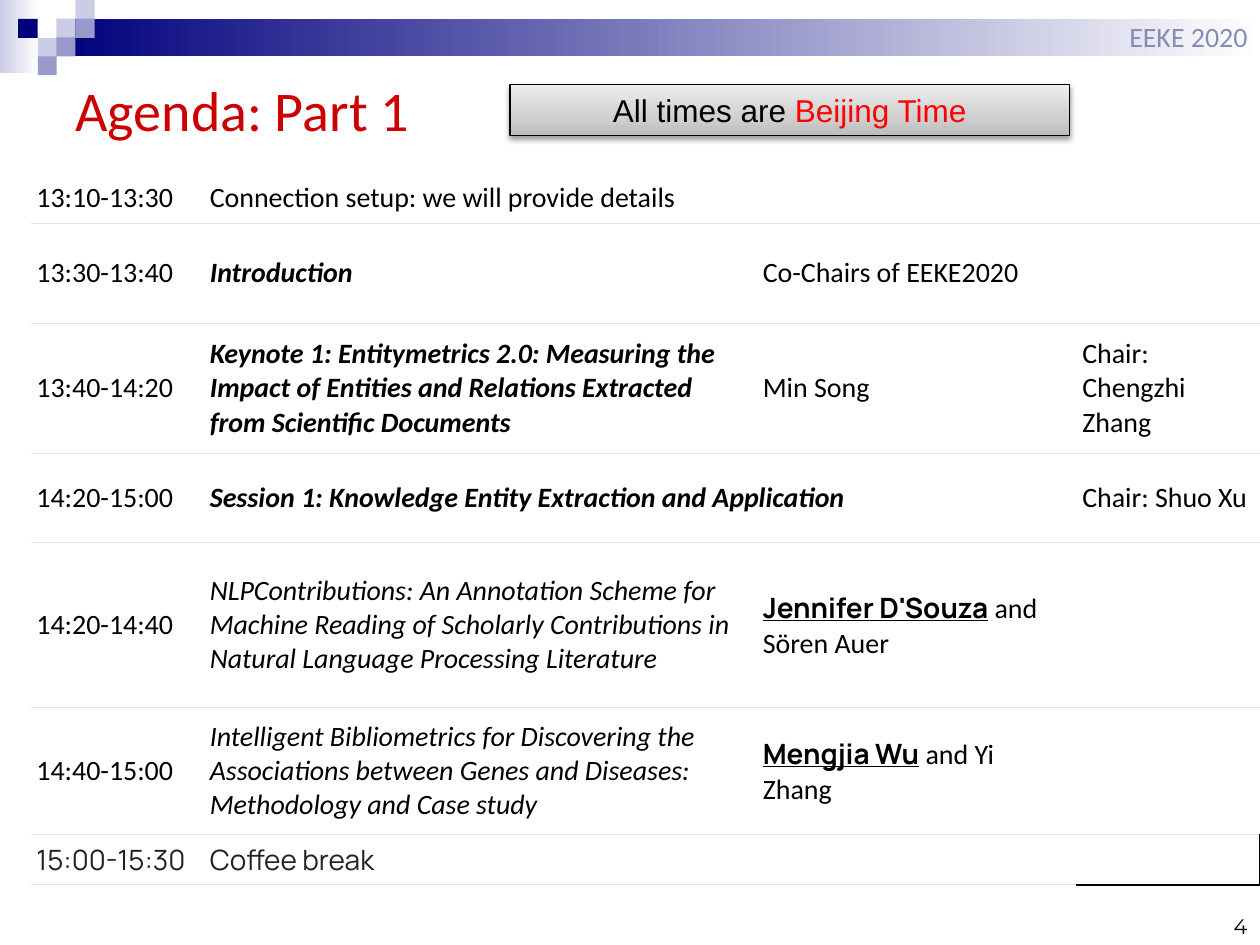
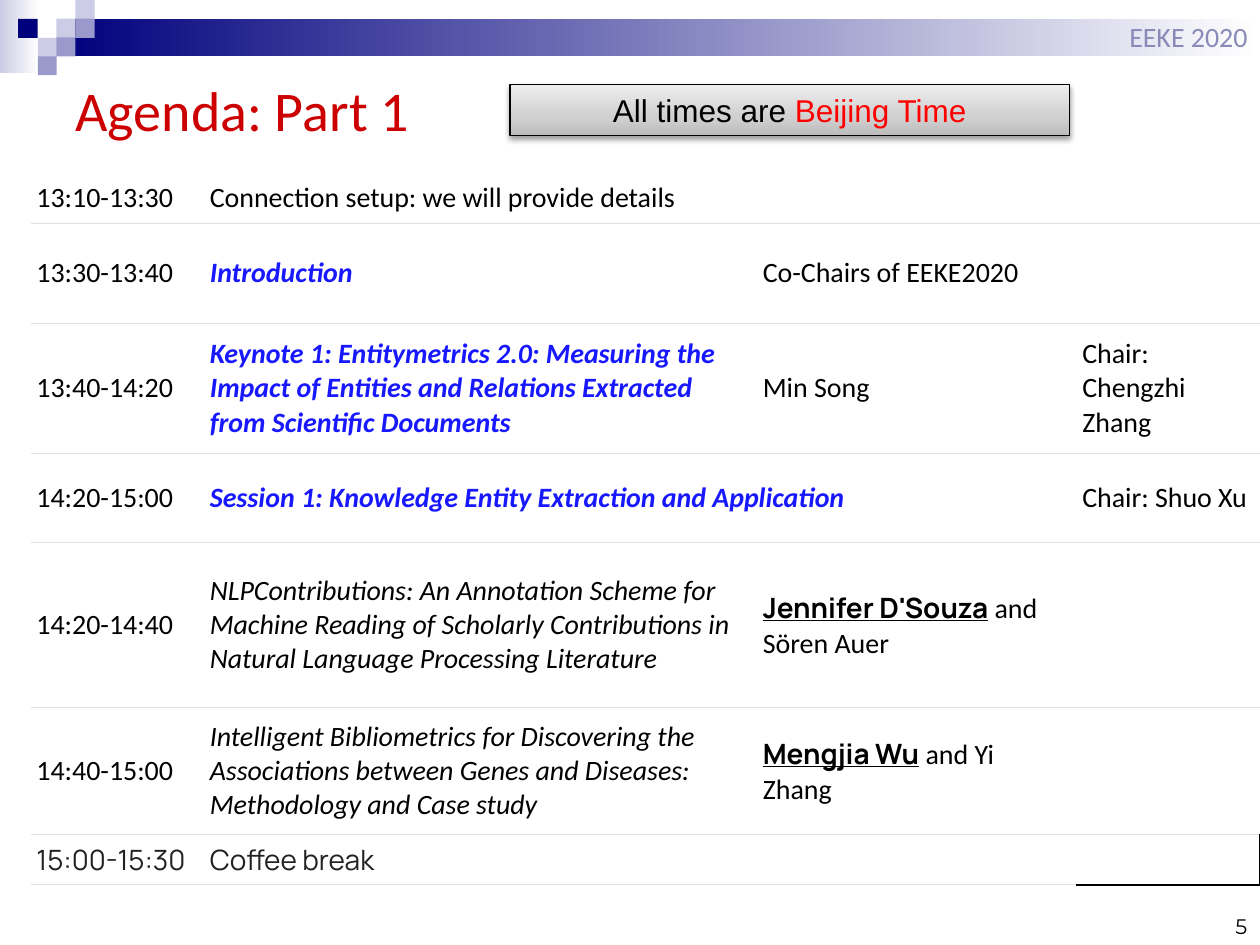
Before and after one commit to EEKE2020/EEKE2020.github.io, a slide deck: slide 5 of slides/eeke2020_intro.pptx (slide 4 before the commit). Drawn at 1260x945 pixels with LibreOffice and Linux fonts; fonts in the diff are those of the drawing. Boxes give left, top, right and bottom in pixels: in the first picture for what was removed or moved away, otherwise in the second. Text is boxed around its words. In the diff, an @@ line names an element or a change of style, - is before the commit and + after.

```diff
--- a/slides/eeke2020_intro.pptx
+++ b/slides/eeke2020_intro.pptx
@@ table at [32, 173, 1260, 885] @@
@@ text colour #000000 to #1818FF in "Introduction", "Keynote 1: Entitymetrics 2.0: Measuring the Impact ...", "Session 1: Knowledge Entity Extraction and Application" @@
@@ page number at [1235, 919, 1247, 934]: text changed @@
-4
+5
```
Also in this commit, not shown: 9 other slides changed, 3 slides added, 2 slides removed.
